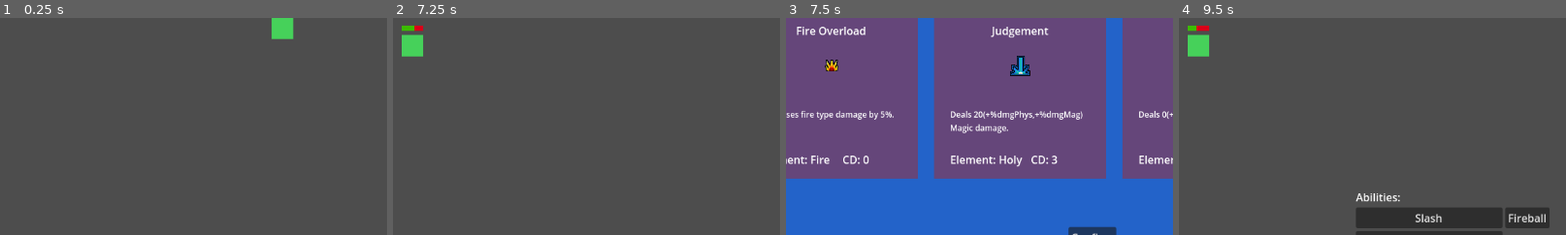
Above: before the commit, frames 1-4 (left to right).
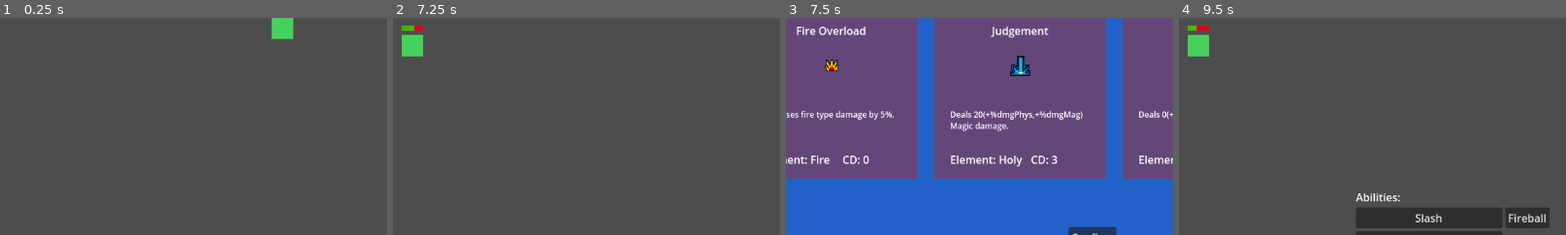
Above: after the commit, the same moments.

Repository: wildbeard/rpg
Game: Godot game, scene res://Scenes/SceneSwitcher.tscn
Two runs of this game, one before a commit and one after it. Both use one fixed random seed, a clock stepped at 60 frames per second and the inputs below.
Inputs (mouse positions are % of the whole screen's width and height, from its top left):
- Up to frame 1 (0.25 s): no input
- Up to frame 2 (7.25 s): click "Enter Battle" at 0.5 s; click "Slash" at 1.25 s; tap Enter (ui_accept) at 2, 2.27, 2.75, 3.02, 3.5, 4.52, 5, 5.27, 5.75, 6.02 s; move the mouse to (72, 45) at 2.02 s; hold D (move_right) 2.03-2.78 s; click (72, 45) at 2.17 s; move the mouse to (30, 55) at 2.77 s; hold S (move_down) 2.78-3.53 s; move the mouse to (60, 28) at 3.52 s; hold D (move_right) 3.53-4.28 s; move the mouse to (45, 70) at 4.27 s; hold W (move_up) 4.28-5.03 s; click (45, 70) at 4.42 s; move the mouse to (80, 65) at 5.02 s; hold A (move_left) 5.03-6.5 s; move the mouse to (20, 35) at 5.77 s; click "Fireball" at 6.5 s
- Up to frame 3 (7.5 s): tap Enter (ui_accept) at 7.25 s; move the mouse to (55, 50) at 7.27 s; hold S (move_down) from 7.28 s (still down); click (55, 50) at 7.42 s
- Up to frame 4 (9.5 s): release S (move_down) at 8 s; click "Confirm" at 8 s; move the mouse to (35, 25) at 8.77 s; hold D (move_right) from 8.78 s (still down); tap Enter (ui_accept) at 9.02 s
The pictures show only the part of the screen within x 11-61%, y 42-92%; the shares and areas given below are measured in that part.

Frames 1-2 are identical in both runs. In frame 3, 0.3% of the frame differs, in the area x 42-58%, y 47-54%; in frame 4, nothing differs.

Commit message:
Move AbilityCard's desc to RichText for BBCode

Diff:
--- a/Scenes/UI/AbilityCard.gd
+++ b/Scenes/UI/AbilityCard.gd
@@ -8,7 +8,6 @@
 @onready var ability_element = $AbilityElement
 @onready var cooldown = $Cooldown
 
-
 func _ready() -> void:
 	self.ability_name.text = ability.name
 	self.ability_icon.texture = self.ability.icon
--- a/Scenes/UI/AbilityCard.tscn
+++ b/Scenes/UI/AbilityCard.tscn
@@ -34,15 +34,14 @@
 position = Vector2(128, 88)
 texture = ExtResource("3_atjhy")
 
-[node name="AbilityDescription" type="Label" parent="."]
+[node name="AbilityDescription" type="RichTextLabel" parent="."]
 layout_mode = 0
 offset_left = 24.0
 offset_top = 152.0
 offset_right = 232.0
 offset_bottom = 208.0
-theme_override_constants/line_spacing = 3
-theme_override_font_sizes/font_size = 12
-autowrap_mode = 3
+theme_override_font_sizes/normal_font_size = 12
+bbcode_enabled = true
 
 [node name="AbilityElement" type="Label" parent="."]
 layout_mode = 0
